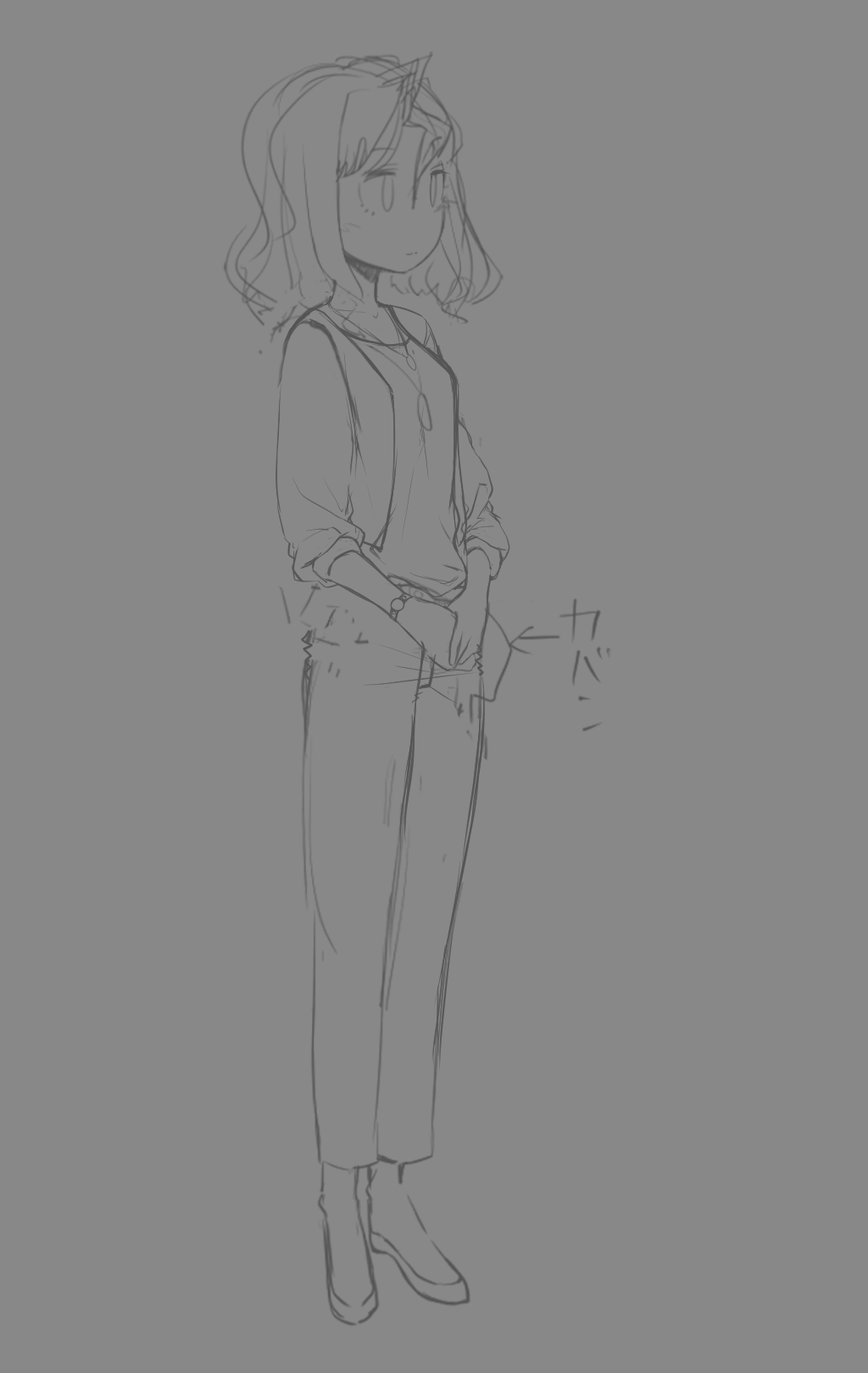
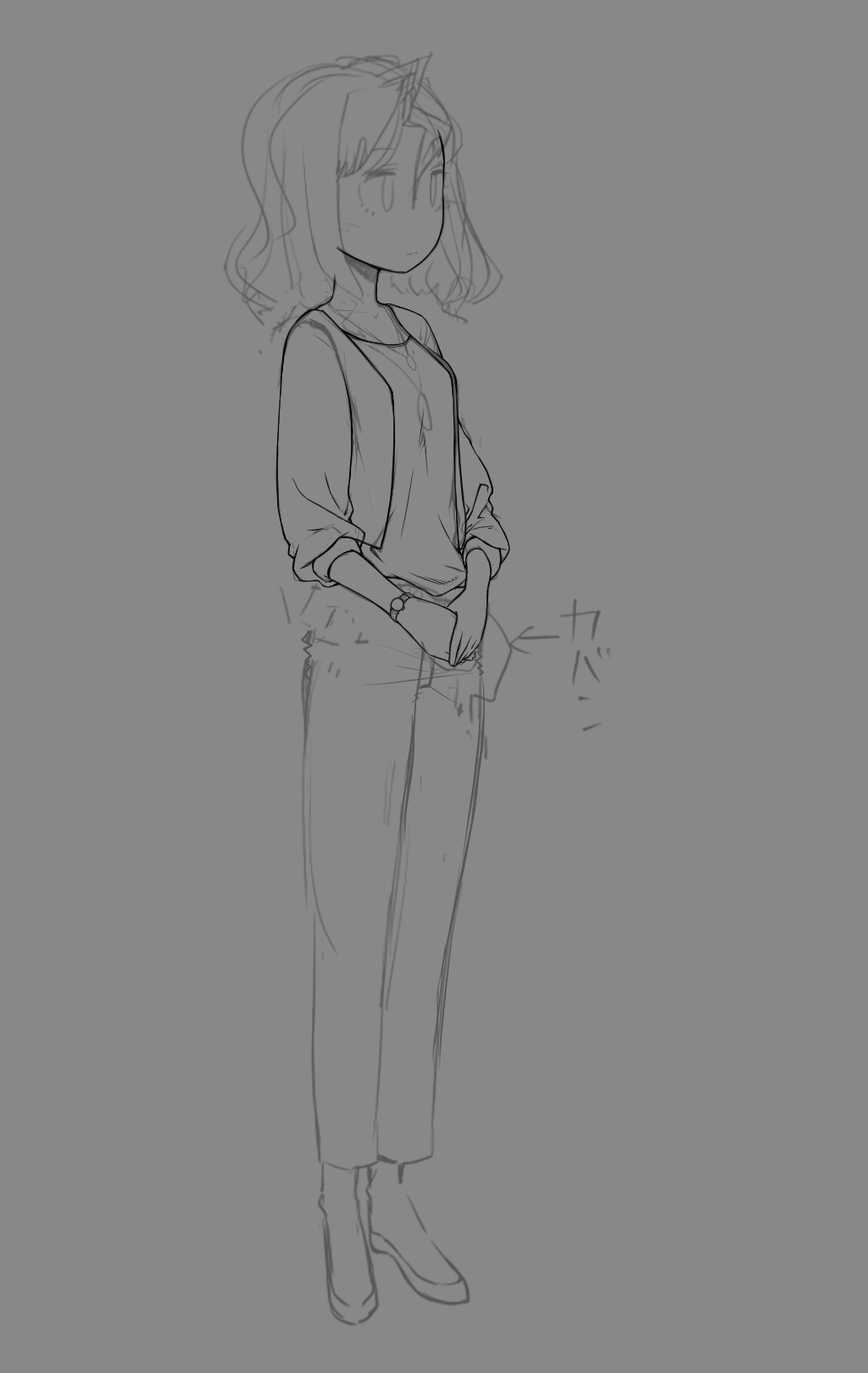
Two versions of the same layered image (w=868, h=1373). Layer-by-layer changes:
added layer "arm" in group "skin" over <box>286,542,511,667</box>
renamed "レイヤー 29" to "face", painted on it over <box>292,127,446,326</box>
added group "cardigan" with 4 layers in group "pen" over <box>276,271,511,597</box>
added layer "レイヤー 36" in group "cardigan" over <box>325,379,511,597</box>
added layer "レイヤー 35" in group "cardigan" over <box>379,271,489,597</box>
added layer "レイヤー 34" in group "cardigan" over <box>276,271,511,597</box>
moved "レイヤー 27" into group "cardigan", painted on it over <box>276,271,511,597</box>
added group "shirt" with 1 layers in group "pen" over <box>325,325,511,651</box>
moved "レイヤー 26" into group "shirt", painted on it over <box>325,325,511,651</box>
added group "arm clock" with 1 layers in group "pen" over <box>379,542,489,651</box>
added layer "レイヤー 38" in group "arm clock" over <box>379,542,489,651</box>
